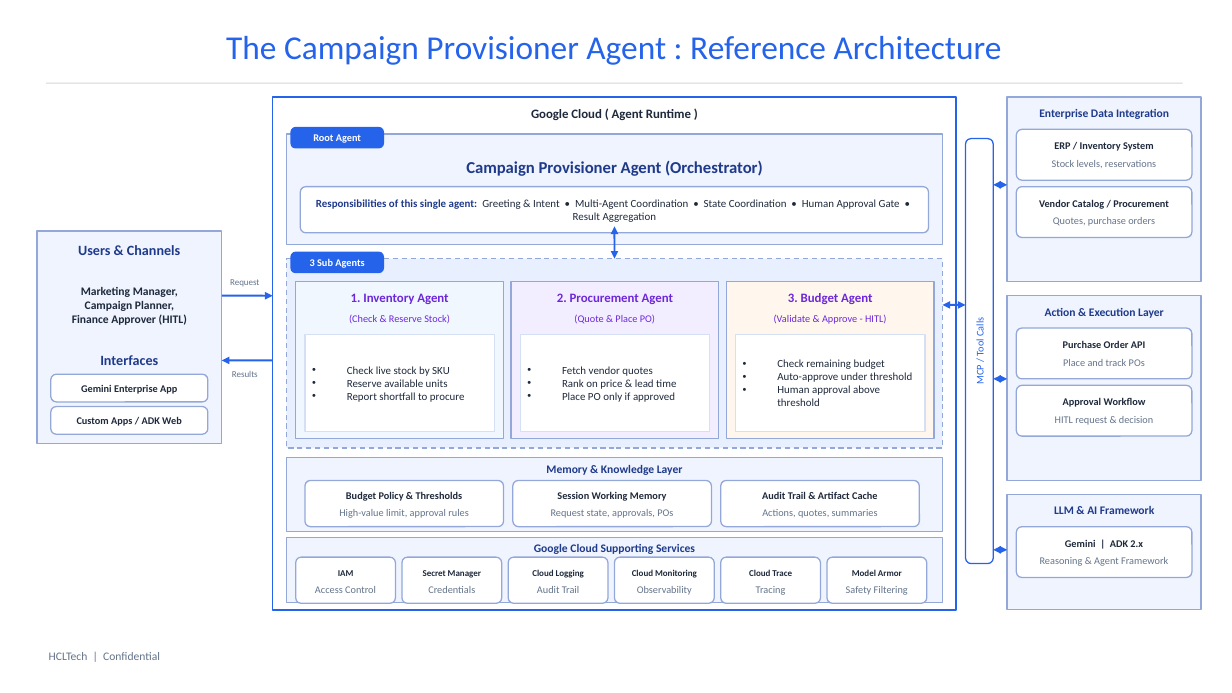
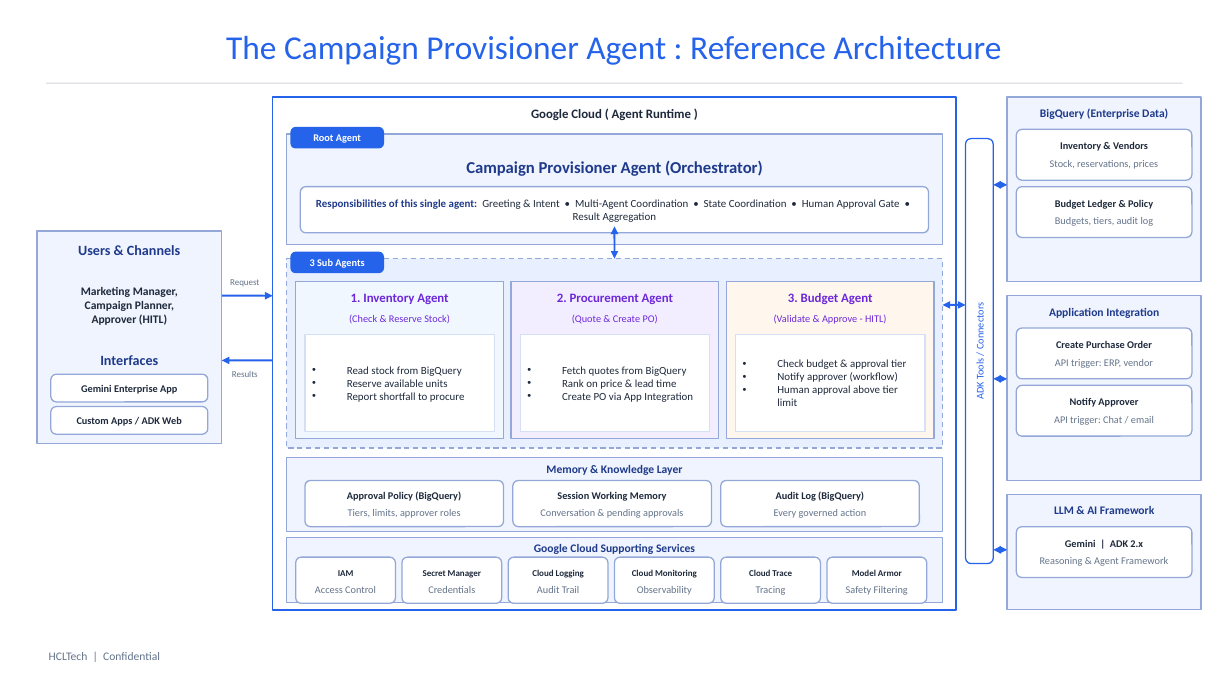
Before and after one commit to DasBalvinderDas/market-campaign-agent, a slide deck: slide 3 of docs/Campaign_Provisioner_Management_Deck.pptx. Drawn at 1232x693 pixels with LibreOffice and Linux fonts; fonts in the diff are those of the drawing. Boxes give left, top, right and bottom in pixels: in the first picture for what was removed or moved away, otherwise in the second. Text is boxed around its words. In the diff, an @@ line names an element or a change of style, - is before the commit and + after.

```diff
--- a/docs/Campaign_Provisioner_Management_Deck.pptx
+++ b/docs/Campaign_Provisioner_Management_Deck.pptx
@@ text at (x1=1040, y1=108, x2=1168, y2=119): text changed @@
-Enterprise Data Integration
+BigQuery (Enterprise Data)
@@ text at (x1=1060, y1=141, x2=1148, y2=151): text changed @@
-ERP / Inventory System
+Inventory & Vendors
@@ text at (x1=1050, y1=160, x2=1158, y2=169): text changed @@
-Stock levels, reservations
+Stock, reservations, prices
@@ text at (x1=1055, y1=199, x2=1153, y2=209): text changed @@
-Vendor Catalog / Procurement
+Budget Ledger & Policy
@@ text at (x1=1055, y1=217, x2=1154, y2=226): text changed @@
-Quotes, purchase orders
+Budgets, tiers, audit log
@@ text at (x1=92, y1=314, x2=167, y2=325): text changed @@
-Finance Approver (HITL)
+Approver (HITL)
@@ text at (x1=572, y1=314, x2=658, y2=324): text changed @@
-(Quote & Place PO)
+(Quote & Create PO)
@@ text at (x1=974, y1=306, x2=987, y2=399): text changed @@
-MCP / Tool Calls
+ADK Tools / Connectors
@@ text at (x1=1049, y1=308, x2=1159, y2=318): text changed @@
-Action & Execution Layer
+Application Integration
@@ text at (x1=777, y1=359, x2=906, y2=406): text changed @@
-• Check remaining budget
-• Auto-approve under threshold
-• Human approval above threshold
+• Check budget & approval tier
+• Notify approver (workflow)
+• Human approval above tier limit
@@ text at (x1=1055, y1=359, x2=1153, y2=368): text changed @@
-Place and track POs
+API trigger: ERP, vendor
@@ text at (x1=1056, y1=340, x2=1152, y2=348): text changed @@
-Purchase Order API
+Create Purchase Order
@@ text at (x1=347, y1=366, x2=462, y2=376): text changed @@
-• Check live stock by SKU
+• Read stock from BigQuery
@@ text at (x1=562, y1=366, x2=687, y2=376): text changed @@
-• Fetch vendor quotes
+• Fetch quotes from BigQuery
@@ text at (x1=562, y1=392, x2=693, y2=402): text changed @@
-• Place PO only if approved
+• Create PO via App Integration
@@ text at (x1=1054, y1=416, x2=1154, y2=425): text changed @@
-HITL request & decision
+API trigger: Chat / email
@@ text at (x1=1070, y1=398, x2=1138, y2=407): text changed @@
-Approval Workflow
+Notify Approver
@@ text at (x1=347, y1=491, x2=461, y2=501): text changed @@
-Budget Policy & Thresholds
+Approval Policy (BigQuery)
@@ text at (x1=348, y1=509, x2=460, y2=518): text changed @@
-High-value limit, approval rules
+Tiers, limits, approver roles
@@ text at (x1=540, y1=509, x2=683, y2=518): text changed @@
-Request state, approvals, POs
+Conversation & pending approvals
@@ text at (x1=774, y1=509, x2=866, y2=518): text changed @@
-Actions, quotes, summaries
+Every governed action
@@ text at (x1=776, y1=491, x2=864, y2=501): text changed @@
-Audit Trail & Artifact Cache
+Audit Log (BigQuery)
```
Also in this commit, not shown: 2 other slides changed, 2 other files.
